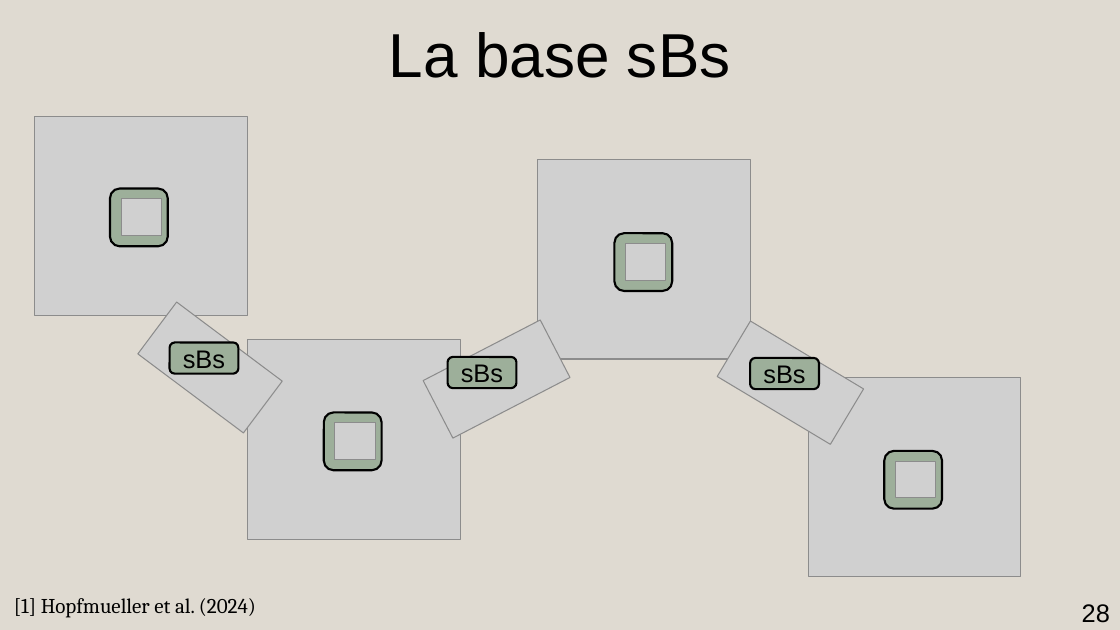
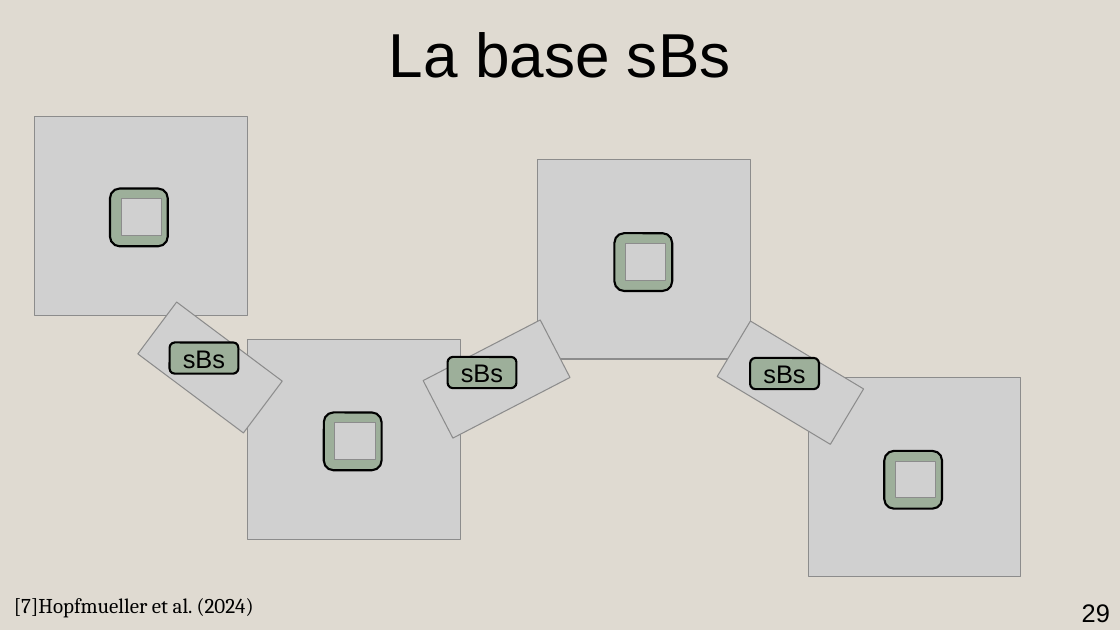
Before and after one commit to AmdaU/presentations, a slide deck: slide 29 of Seminaire/Seminaire.odp (slide 28 before the commit). Drawn at 1120x630 pixels with LibreOffice and Linux fonts; fonts in the diff are those of the drawing; grey boxes stand for pictures. Boxes give left, top, right and bottom in pixels: in the first picture for what was removed or moved away, otherwise in the second. Text is boxed around its words. In the diff, an @@ line names an element or a change of style, - is before the commit and + after.

```diff
--- a/Seminaire/Seminaire.odp
+++ b/Seminaire/Seminaire.odp
@@ text at [14, 598, 254, 618]: text changed @@
-[1] Hopfmueller et al. (2024)
+[7]Hopfmueller et al. (2024)
@@ page number at [1082, 604, 1110, 623]: text changed @@
-28
+29
```
Also in this commit, not shown: 9 other slides changed, 1 slide added, 1 other file.
